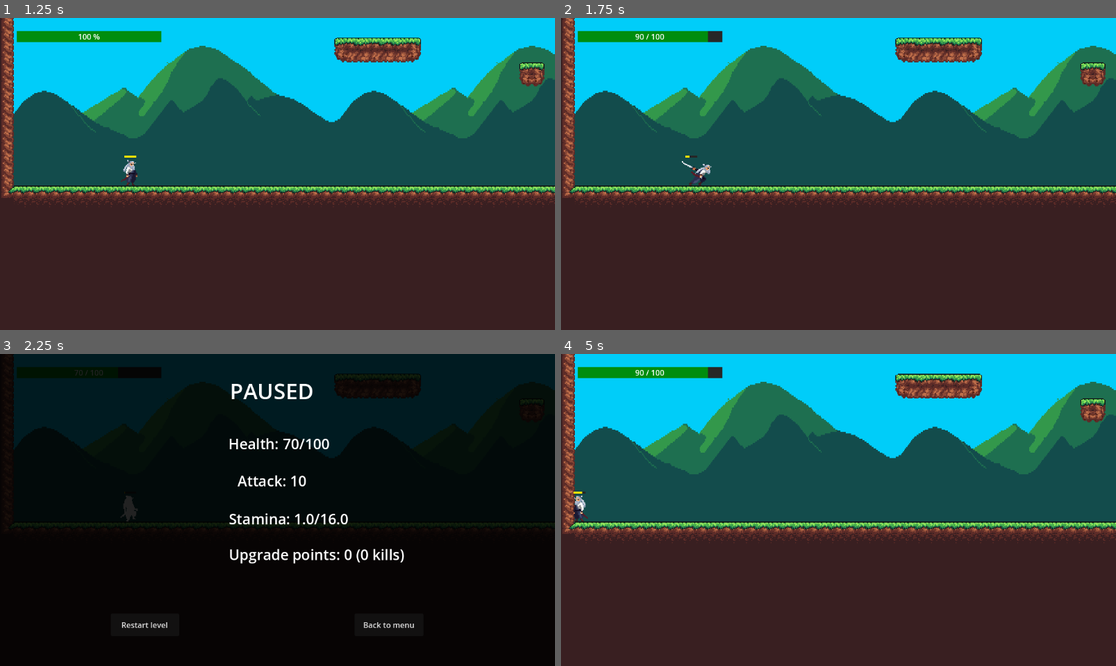
Above: before the commit, frames 1-4 (two rows, left to right).
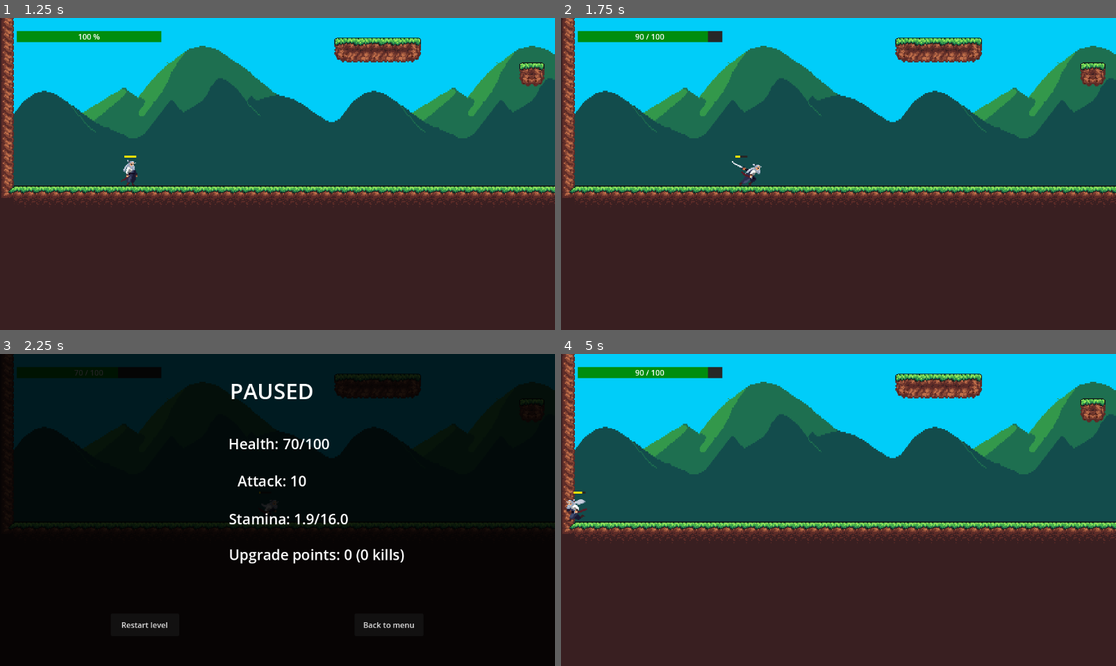
Above: after the commit, the same moments.

Repository: lukaszavadil1/AK8POGame
Game: Godot game, scene res://Scenes/Main.tscn
Two runs of this game, one before a commit and one after it. Both use one fixed random seed, a clock stepped at 60 frames per second and the inputs below.
Inputs:
- Up to frame 1 (1.25 s): click "Play" at 0.5 s
- Up to frame 2 (1.75 s): tap Enter at 1.25 s; hold Right (ui_right) from 1.28 s (still down); tap Space (ui_accept) at 1.35, 1.52 s
- Up to frame 3 (2.25 s): keep holding Right (ui_right); tap Space (ui_accept) at 1.82 s; tap P at 2.1 s
- Up to frame 4 (5 s): tap Space (ui_accept) at 2.27, 2.3, 2.57, 4.35 s; release Right (ui_right) at 2.75 s; click "Back to menu" at 2.75 s; click "Play" at 3.5 s; hold Left (ui_left) from 4.28 s (still down)

Frame 1 is identical in both runs. In frame 2, 0.3% of the frame differs, in the area x 21-37%, y 44-54%; in frame 3, 0.2%; in frame 4, 0.6%, in the area x 0-100%, y 0-58%.

Commit message:
Updated player state management + minor refactor

Diff:
--- a/src/Enemies/boss.gd
+++ b/src/Enemies/boss.gd
@@ -123,10 +123,8 @@
 	is_dead = true
 	enemy_animation.play("Death")
 	await enemy_animation.animation_finished
-	PlayerStats.add_points(points_on_death)
-	PlayerStats.kill_count += 1
+	PlayerState.add_points(points_on_death)
+	PlayerState.kill_count += 1
 	queue_free()
-	call_deferred("_change_scene")
-
-func _change_scene():
+	await get_tree().process_frame
 	get_tree().change_scene_to_file("res://Scenes/GameOverScreen.tscn")
--- a/src/Enemies/enemy_1.gd
+++ b/src/Enemies/enemy_1.gd
@@ -123,6 +123,6 @@
 	is_dead = true
 	enemy_animation.play("Death")
 	await enemy_animation.animation_finished
-	PlayerStats.add_points(points_on_death)
-	PlayerStats.kill_count += 1
+	PlayerState.add_points(points_on_death)
+	PlayerState.kill_count += 1
 	queue_free()
--- a/src/Player/PlayerStats.gd
+++ /dev/null
@@ -1,22 +0,0 @@
-extends Node
-
-var health: float = 100.0
-var base_health: float = 100.0
-var stamina: float = 16.0
-var base_stamina: float = 16.0
-var attack: float = 10.0
-var upgrade_points: int = 0
-var kill_count: int = 0
-
-func reset():
-	base_health = 100.0
-	health = base_health
-	base_stamina = 16.0
-	stamina = base_stamina
-	attack = 10.0
-	upgrade_points = 0
-	kill_count = 0
-
-
-func add_points(points: int) -> void:
-	upgrade_points += points
--- a/src/Player/player.gd
+++ b/src/Player/player.gd
@@ -1,14 +1,4 @@
 extends CharacterBody2D
-
-# Movement settings
-const SPEED = 300.0
-const JUMP_VELOCITY = -400.0
-
-# Combat settings
-const STAMINA_REGEN_RATE = 1.0
-const STAMINA_ON_HIT = 2.0
-const ATTACK_COST = 5.0
-const ATTACK_AREA_OFFSET_X = 32
 
 # Nodes
 @onready var anim = $PlayerAnimation
@@ -17,19 +7,15 @@
 @onready var attack_area = $AttackArea
 @onready var health_bar = $"../HealthBarUI"
 
-# States
-var is_attacking = false
-var is_jumping = false
-var is_hurt = false
 var take_self_damage = false
 
 func _ready() -> void:
-	PlayerStats.health = PlayerStats.base_health
-	PlayerStats.stamina = PlayerStats.base_stamina
+	PlayerState.reset()
 	anim.animation_finished.connect(_on_animation_finished)
 
 func _process(delta: float) -> void:
-	regenerate_stamina(delta)
+	PlayerState.regenerate_stamina(delta)
+	stamina_bar.update_stamina(PlayerState.stamina, PlayerState.base_stamina)
 
 func _physics_process(delta: float) -> void:
 	apply_gravity(delta)
@@ -43,11 +29,11 @@
 	if was_jumping:
 		velocity += get_gravity() * delta
 
-	if was_jumping and is_on_floor():
-		is_jumping = false
+	if was_jumping and is_on_floor() and PlayerState.is_state(PlayerState.State.JUMPING):
+		PlayerState.change_state(PlayerState.State.IDLE)
 
 func handle_movement() -> void:
-	if is_attacking or is_hurt:
+	if PlayerState.is_invulnerable() and not PlayerState.is_state(PlayerState.State.JUMPING):
 		return
 
 	var direction := Input.get_axis("ui_left", "ui_right")
@@ -57,27 +43,33 @@
 
 func handle_horizontal_movement(direction: float) -> void:
 	if direction:
-		velocity.x = direction * SPEED
+		velocity.x = direction * PlayerState.SPEED
 		sprite.flip_h = direction < 0
-		attack_area.position.x = ATTACK_AREA_OFFSET_X * (-1 if sprite.flip_h else 1)
+		attack_area.position.x = PlayerState.ATTACK_AREA_OFFSET_X * (-1 if sprite.flip_h else 1)
 	else:
-		velocity.x = move_toward(velocity.x, 0, SPEED)
+		velocity.x = move_toward(velocity.x, 0, PlayerState.SPEED)
 
 func handle_jump() -> void:
 	if Input.is_action_just_pressed("ui_up") and is_on_floor():
-		velocity.y = JUMP_VELOCITY
-		is_jumping = true
+		velocity.y = PlayerState.JUMP_VELOCITY
+		PlayerState.change_state(PlayerState.State.JUMPING)
 
 func handle_movement_animation(direction: float) -> void:
 	if direction != 0 or not is_on_floor():
-		anim.play("Run")
+		if not PlayerState.is_state(PlayerState.State.MOVING):
+			PlayerState.change_state(PlayerState.State.MOVING)
+		if not anim.current_animation == "Run":
+			anim.play("Run")
 	else:
-		anim.play("Idle")
+		if not PlayerState.is_state(PlayerState.State.IDLE):
+			PlayerState.change_state(PlayerState.State.IDLE)
+		if not anim.current_animation == "Idle":
+			anim.play("Idle")
 
 func handle_attack() -> void:
 	if Input.is_action_just_pressed("ui_accept") and can_attack():
-		consume_stamina(ATTACK_COST)
-		is_attacking = true
+		PlayerState.consume_stamina(PlayerState.ATTACK_COST)
+		PlayerState.change_state(PlayerState.State.ATTACKING)
 		perform_attack()
 
 func perform_attack() -> void:
@@ -85,10 +77,10 @@
 	var hit = false
 	for body in attack_area.get_overlapping_bodies():
 		if body.has_method("take_damage"):
-			body.take_damage(PlayerStats.attack)
+			body.take_damage(PlayerState.attack)
 			# Reward for landing a precise hit
-			PlayerStats.stamina = min(PlayerStats.stamina + STAMINA_ON_HIT, PlayerStats.base_stamina)
-			stamina_bar.update_stamina(PlayerStats.stamina, PlayerStats.base_stamina)
+			PlayerState.stamina = min(PlayerState.stamina + PlayerState.STAMINA_ON_HIT, PlayerState.base_stamina)
+			stamina_bar.update_stamina(PlayerState.stamina, PlayerState.base_stamina)
 			hit = true
 			return
 	# Real samurai needs to be precise
@@ -96,45 +88,43 @@
 		take_self_damage = true
 
 func can_attack() -> bool:
-	return (PlayerStats.stamina >= ATTACK_COST) and not is_attacking
-
-func consume_stamina(amount: float) -> void:
-	PlayerStats.stamina = max(PlayerStats.stamina - amount, 0)
-	stamina_bar.update_stamina(PlayerStats.stamina, PlayerStats.base_stamina)
-
-func regenerate_stamina(delta: float) -> void:
-	if not is_attacking and PlayerStats.stamina < PlayerStats.base_stamina:
-		PlayerStats.stamina = min(PlayerStats.stamina + STAMINA_REGEN_RATE * delta, PlayerStats.base_stamina)
-		stamina_bar.update_stamina(PlayerStats.stamina, PlayerStats.base_stamina)
+	return (PlayerState.stamina >= PlayerState.ATTACK_COST) and not PlayerState.is_state(PlayerState.State.ATTACKING)
 
 func _on_animation_finished(anim_name) -> void:
 	match anim_name:
 		"Attack":
-			is_attacking = false
-			is_hurt = false
 			if take_self_damage:
 				take_self_damage = false
-				lose_health(PlayerStats.attack)
+				lose_health(PlayerState.attack)
+
+			var direction = Input.get_axis("ui_left", "ui_right")
+			if direction != 0:
+				PlayerState.change_state(PlayerState.State.MOVING)
+				anim.play("Run")
+			else:
+				PlayerState.change_state(PlayerState.State.IDLE)
+				anim.play("Idle")
+
 		"Hurt":
-			is_hurt = false
-			is_attacking = false
+			var direction = Input.get_axis("ui_left", "ui_right")
+			if direction != 0:
+				PlayerState.change_state(PlayerState.State.MOVING)
+				anim.play("Run")
+			else:
+				PlayerState.change_state(PlayerState.State.IDLE)
+				anim.play("Idle")
 
 func lose_health(amount: float) -> void:
-	if is_hurt or is_attacking:
-		return
+	PlayerState.health = max(PlayerState.health - amount, 0)
+	health_bar.update_health(PlayerState.health, PlayerState.base_health)
 
-	PlayerStats.health = max(PlayerStats.health - amount, 0)
-	health_bar.update_health(PlayerStats.health, PlayerStats.base_health)
-
-	if PlayerStats.health <= 0:
+	if PlayerState.health <= 0:
 		die()
 	else:
-		is_hurt = true
+		PlayerState.change_state(PlayerState.State.HURT)
 		anim.play("Hurt")
 
 func die() -> void:
-	PlayerStats.reset()
-	call_deferred("_change_scene")
-
-func _change_scene() -> void:
+	PlayerState.reset()
+	await get_tree().process_frame
 	get_tree().reload_current_scene()
--- /dev/null
+++ b/src/Player/player_state.gd
@@ -0,0 +1,67 @@
+extends Node
+
+enum State {
+	IDLE,
+	MOVING,
+	JUMPING,
+	ATTACKING,
+	HURT,
+	DEAD
+}
+
+# Core stats
+var health: float = 100.0
+var base_health: float = 100.0
+var stamina: float = 16.0
+var base_stamina: float = 16.0
+var attack: float = 10.0
+var current_state: State = State.IDLE
+var previous_state: State = State.IDLE
+
+# Progression stats
+var upgrade_points: int = 0
+var kill_count: int = 0
+
+# Constants
+const SPEED = 300.0
+const JUMP_VELOCITY = -400.0
+const STAMINA_REGEN_RATE = 1.0
+const STAMINA_ON_HIT = 2.0
+const ATTACK_COST = 5.0
+const ATTACK_AREA_OFFSET_X = 32
+
+func reset():
+	base_health = 100.0
+	health = base_health
+	base_stamina = 16.0
+	stamina = base_stamina
+	attack = 10.0
+	upgrade_points = 0
+	kill_count = 0
+	current_state = State.IDLE
+	previous_state = State.IDLE
+
+func add_points(points: int) -> void:
+	upgrade_points += points
+
+func consume_stamina(amount: float) -> void:
+	stamina = max(stamina - amount, 0)
+
+func regenerate_stamina(delta: float) -> void:
+	stamina = min(stamina + STAMINA_REGEN_RATE * delta, base_stamina)
+
+func add_kill() -> void:
+	kill_count += 1
+
+func change_state(new_state: State) -> void:
+	if current_state == State.DEAD:
+		return
+
+	previous_state = current_state
+	current_state = new_state
+
+func is_state(state: State) -> bool:
+	return current_state == state
+
+func is_invulnerable() -> bool:
+	return current_state in [State.HURT, State.ATTACKING, State.DEAD]
--- a/src/Scenes/game_over_screen.gd
+++ b/src/Scenes/game_over_screen.gd
@@ -13,13 +13,14 @@
 	total_time_label.text = "Total Time: " + GameState.format_time(GameState.total_run_time)
 
 func update_ui():
-	kills_label.text = "Total kills: %d" % PlayerStats.kill_count
-	health_label.text = "Health: %d" % PlayerStats.base_health
-	attack_label.text = "Attack: %d" % PlayerStats.attack
-	stamina_label.text = "Stamina: %d" % PlayerStats.base_stamina
+	kills_label.text = "Total kills: %d" % PlayerState.kill_count
+	health_label.text = "Health: %d" % PlayerState.base_health
+	attack_label.text = "Attack: %d" % PlayerState.attack
+	stamina_label.text = "Stamina: %d" % PlayerState.base_stamina
 
 func _on_back_to_menu_pressed() -> void:
-	PlayerStats.reset()
+	GameState.reset()
+	PlayerState.reset()
 	get_tree().change_scene_to_file("res://Scenes/Main.tscn")
 
 func _on_quit_pressed() -> void:
--- a/src/Scenes/pause_screen.gd
+++ b/src/Scenes/pause_screen.gd
@@ -10,11 +10,10 @@
 	process_mode = Node.PROCESS_MODE_ALWAYS
 
 func update_stats_display():
-	health_label.text = "Health: %.0f/%.0f" % [PlayerStats.health, PlayerStats.base_health]
-	stamina_label.text = "Stamina: %.1f/%.1f" % [PlayerStats.stamina, PlayerStats.base_stamina]
-	attack_label.text = "Attack: %d" % PlayerStats.attack
-	upgrade_points_label.text = "Upgrade points: %d (%d kills)" % [PlayerStats.upgrade_points, PlayerStats.kill_count]
-
+	health_label.text = "Health: %.0f/%.0f" % [PlayerState.health, PlayerState.base_health]
+	stamina_label.text = "Stamina: %.1f/%.1f" % [PlayerState.stamina, PlayerState.base_stamina]
+	attack_label.text = "Attack: %d" % PlayerState.attack
+	upgrade_points_label.text = "Upgrade points: %d (%d kills)" % [PlayerState.upgrade_points, PlayerState.kill_count]
 
 func _unhandled_input(event: InputEvent) -> void:
 	if event is InputEventKey and event.pressed and (event.keycode == KEY_P or event.keycode == KEY_ESCAPE):
@@ -37,8 +36,8 @@
 	_resume_game()
 	get_tree().reload_current_scene()
 
-
 func _on_back_to_menu_pressed() -> void:
 	_resume_game()
-	PlayerStats.reset()
+	PlayerState.reset()
+	GameState.reset()
 	get_tree().change_scene_to_file("res://Scenes/Main.tscn")
--- a/src/Scenes/upgrade_screen.gd
+++ b/src/Scenes/upgrade_screen.gd
@@ -17,29 +17,29 @@
 	total_time_label.text = "Total Time: " + GameState.format_time(GameState.total_run_time)
 
 func update_ui():
-	upgrade_points_label.text = "Upgrade points: %d (%d kills)" % [PlayerStats.upgrade_points, PlayerStats.kill_count]
-	health_label.text = "Health: %d" % PlayerStats.base_health
-	attack_label.text = "Attack: %d" % PlayerStats.attack
-	stamina_label.text = "Stamina: %d" % PlayerStats.base_stamina
+	upgrade_points_label.text = "Upgrade points: %d (%d kills)" % [PlayerState.upgrade_points, PlayerState.kill_count]
+	health_label.text = "Health: %d" % PlayerState.base_health
+	attack_label.text = "Attack: %d" % PlayerState.attack
+	stamina_label.text = "Stamina: %d" % PlayerState.base_stamina
 	level_title_label.text = "Level %d completed!" % GameState.current_level
 
-	var can_upgrade = PlayerStats.upgrade_points > 0
+	var can_upgrade = PlayerState.upgrade_points > 0
 	upgrade_health_button.disabled = not can_upgrade
 	upgrade_attack_button.disabled = not can_upgrade
 	upgrade_stamina_button.disabled = not can_upgrade
 
 func try_upgrade(stat: String, amount: float):
-	if PlayerStats.upgrade_points > 0:
+	if PlayerState.upgrade_points > 0:
 		match stat:
 			"health":
-				PlayerStats.base_health += amount
-				PlayerStats.health = PlayerStats.base_health
+				PlayerState.base_health += amount
+				PlayerState.health = PlayerState.base_health
 			"stamina":
-				PlayerStats.base_stamina += amount
-				PlayerStats.stamina = PlayerStats.base_stamina
+				PlayerState.base_stamina += amount
+				PlayerState.stamina = PlayerState.base_stamina
 			"attack":
-				PlayerStats.attack += amount
-		PlayerStats.upgrade_points -= 1
+				PlayerState.attack += amount
+		PlayerState.upgrade_points -= 1
 		update_ui()
 
 func _on_upgrade_health_pressed() -> void:
@@ -52,7 +52,7 @@
 	try_upgrade("attack", 2)
 
 func _on_back_to_menu_pressed() -> void:
-	PlayerStats.reset()
+	PlayerState.reset()
 	GameState.reset()
 	get_tree().change_scene_to_file("res://Scenes/Main.tscn")
 
--- a/src/project.godot
+++ b/src/project.godot
@@ -17,7 +17,7 @@
 
 [autoload]
 
-PlayerStats="*res://Player/PlayerStats.gd"
+PlayerState="*res://Player/player_state.gd"
 GameState="*res://Utils/game_state.gd"
 
 [global_group]
